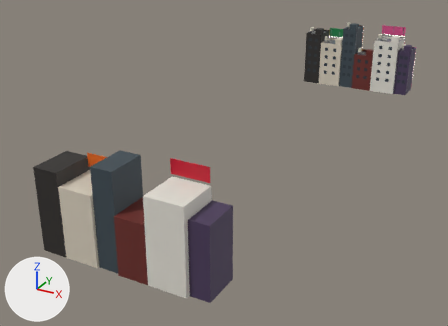
The glTF model public/models/buildings/canalfront.glb: old version first, new version second.
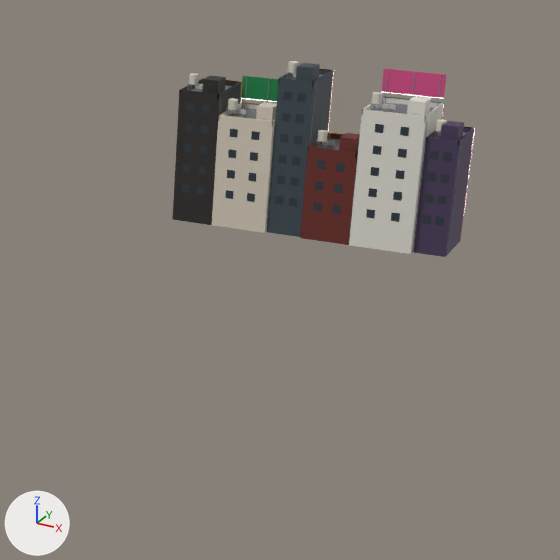
The first picture shows the older version from a 50 mm camera at (90.9, -243.6, 72.1) aimed at (8.5, -93.9, -2.7). The close-ups show the older and then the newer version on the part from 54% to 100% of the width and 0% to 64% of the height of that picture. Only the edits that show in the close-ups are written down. The axes (+X, +Y, +Z) are drawn at lower left. The lights are the same throughout. Where no turn or scale is listed for an object, it has been applied to the vertices. Vertices at exactly the same position are counted once.

Objects in the first close-up: 'canalfront_a_body', 'canalfront_b_body', 'canalfront_c_body', 'canalfront_d_body', 'canalfront_e_body', 'canalfront_f_body'.
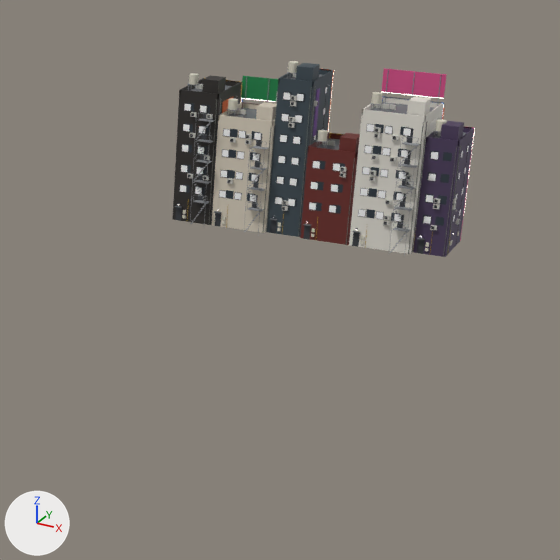
Where the change shows, as pixel boxes [x1, y1, x2, y2] in the close-ups (560 x 560 px):
'canalfront_e_body', reshaped: before [349, 68, 447, 254]; after [349, 68, 447, 257]
part 1 of me_canalfront_a_body, added: after [174, 98, 236, 224]
part 2 of me_canalfront_b_body, added: after [214, 126, 275, 233]
part 3 of me_canalfront_c_body, added: after [270, 84, 329, 237]
part 4 of me_canalfront_d_body, added: after [303, 225, 311, 239]
part 5 of me_canalfront_d_body, added: after [307, 161, 340, 235]
part 6 of me_canalfront_e_body, added: after [352, 117, 440, 257]
part 7 of me_canalfront_f_body, added: after [417, 239, 424, 254]
part 8 of me_canalfront_f_body, added: after [416, 143, 471, 254]

The change, as a list of edits to the scene's bpy script:
```text
Change me_canalfront_a_body:
    used by ob_canalfront_a_body; location = (3.1, 0.0, 0.0)
    remove me_canalfront_a_body.from_pydata(...)  # 2000 vertices, 3156 faces; spans x -3.1..3.2, y -10.0..1.2, z 0.0..22.0
    add me_canalfront_a_body.from_pydata(...)  # 3916 vertices, 6046 faces; spans x -3.6..3.5, y -11.9..1.2, z 0.0..22.0
    me_canalfront_a_body part 1: 1676 vertices added at x -3.6..3.5, y -11.9..-2.6, z 0.0..19.1
    other edits to the shape of me_canalfront_a_body do not show in these pictures
Change me_canalfront_b_body:
    used by ob_canalfront_b_body; location = (10.6, 0.0, 0.0)
    remove me_canalfront_b_body.from_pydata(...)  # 2036 vertices, 3218 faces; spans x -4.2..4.3, y -10.0..1.2, z 0.0..20.9
    add me_canalfront_b_body.from_pydata(...)  # 3806 vertices, 5880 faces; spans x -4.6..4.7, y -11.9..1.2, z 0.0..20.9
    me_canalfront_b_body part 2: 1530 vertices added at x -4.6..4.7, y -11.9..-2.6, z 0.0..16.0
    other edits to the shape of me_canalfront_b_body do not show in these pictures
Change me_canalfront_c_body:
    used by ob_canalfront_c_body; location = (17.5, 0.0, 0.0)
    remove me_canalfront_c_body.from_pydata(...)  # 1784 vertices, 2842 faces; spans x -2.6..2.7, y -9.5..1.2, z 0.0..25.1
    add me_canalfront_c_body.from_pydata(...)  # 3258 vertices, 5024 faces; spans x -3.0..3.1, y -10.1..1.2, z 0.0..25.1
    me_canalfront_c_body part 3: 1234 vertices added at x -3.0..3.1, y -10.1..-2.6, z 0.0..22.2
    other edits to the shape of me_canalfront_c_body do not show in these pictures
Change me_canalfront_d_body:
    used by ob_canalfront_d_body; location = (23.9, 0.0, 0.0)
    remove me_canalfront_d_body.from_pydata(...)  # 1732 vertices, 2752 faces; spans x -3.6..3.7, y -10.0..1.2, z 0.0..15.8
    add me_canalfront_d_body.from_pydata(...)  # 2526 vertices, 3914 faces; spans x -4.0..4.0, y -10.6..1.2, z 0.0..15.8
    me_canalfront_d_body part 4: a new loose piece, a box spanning x -3.1..-2.2, y -10.04..-10.0, z 0.0..2.1, in mat_paint
    me_canalfront_d_body part 5: 462 vertices added at x -4.0..4.0, y -10.4..-2.7, z 0.0..12.9
    other edits to the shape of me_canalfront_d_body do not show in these pictures
Change me_canalfront_e_body:
    used by ob_canalfront_e_body; location = (32.1, 0.0, 0.0)
    remove me_canalfront_e_body.from_pydata(...)  # 2872 vertices, 4500 faces; spans x -4.5..4.6, y -10.0..1.2, z 0.0..24.0
    add me_canalfront_e_body.from_pydata(...)  # 4972 vertices, 7666 faces; spans x -4.9..4.9, y -11.9..1.2, z 0.0..24.0
    me_canalfront_e_body part 6: 1844 vertices added at x -4.9..4.9, y -11.9..-2.6, z 0.0..19.1
    other edits to the shape of me_canalfront_e_body do not show in these pictures
Change me_canalfront_f_body:
    used by ob_canalfront_f_body; location = (39.0, 0.0, 0.0)
    remove me_canalfront_f_body.from_pydata(...)  # 1148 vertices, 1850 faces; spans x -2.3..2.4, y -9.0..1.2, z 0.0..18.9
    add me_canalfront_f_body.from_pydata(...)  # 2238 vertices, 3456 faces; spans x -2.7..2.8, y -9.6..1.2, z 0.0..18.9
    me_canalfront_f_body part 7: a new loose piece, a box spanning x -1.8..-0.9, y -9.04..-9.0, z 0.0..2.1, in mat_paint
    me_canalfront_f_body part 8: 846 vertices added at x -2.7..2.8, y -9.4..-2.6, z 0.0..16.0
    other edits to the shape of me_canalfront_f_body do not show in these pictures
```
